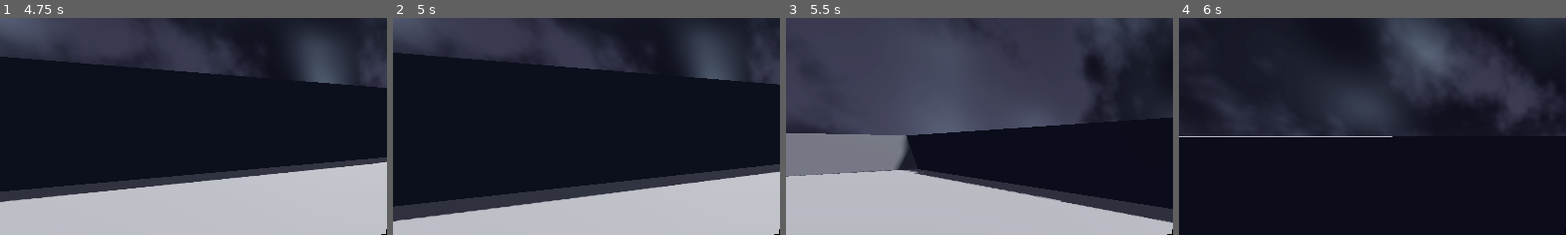
Above: before the commit, frames 1-4 (left to right).
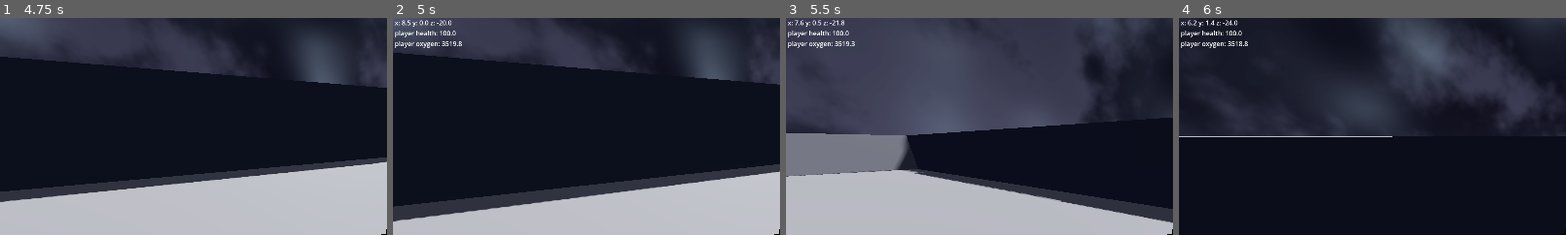
Above: after the commit, the same moments.

Repository: moos4/spacenautica
Game: Godot game, scene res://scenes/title.tscn
Same seed, same stepped clock (60 frames per second), same inputs: the game is played once before the commit and once after it.
Inputs (mouse positions are % of the whole screen's width and height, from its top left):
- Up to frame 1 (4.75 s): click "Play" at 0.5 s; move the mouse to (55, 50) at 1.27 s; hold W (up) from 1.28 s (still down); tap E (interact) at 1.35, 3.6 s; tap Space (jump) at 1.52, 2.27, 3.77, 4.52 s; move the mouse to (45, 50) at 2.02 s; tap Ctrl (sprint) at 2.1 s; move the mouse to (52, 48) at 2.77 s; hold B (use_oxygen_boost) 2.78-3.53 s; move the mouse to (49, 52) at 3.52 s; move the mouse to (57, 51) at 4.27 s; hold Ctrl (sprint) from 4.28 s (still down)
- Up to frame 2 (5 s): keep holding W (up); keep holding Ctrl (sprint); tap F3 (open_close debug menu, bound only after the commit) at 4.9 s
- Up to frame 3 (5.5 s): keep holding W (up); move the mouse to (42, 49) at 5.02 s; release Ctrl (sprint) at 5.03 s; tap B (use_oxygen_boost) at 5.1 s; tap Space (jump) at 5.27 s
- Up to frame 4 (6 s): keep holding W (up); move the mouse to (51, 50) at 5.77 s; tap E (interact) at 5.85 s
The pictures show only the part of the screen within x 0-50%, y 0-50%; the shares and areas given below are measured in that part.

Frame 1 is identical in both runs. In frame 2, 0.6% of the frame differs, in the area x 0-18%, y 0-14%; in frame 3, 0.6%; in frame 4, 0.6%.

Commit message:
added debug screen f3

Diff:
--- a/project.godot
+++ b/project.godot
@@ -20,6 +20,10 @@
 window/size/viewport_width=1920
 window/size/viewport_height=1080
 window/size/mode=3
+
+[dotnet]
+
+project/assembly_name="spacenautica"
 
 [input]
 
@@ -72,6 +76,11 @@
 "events": [Object(InputEventKey,"resource_local_to_scene":false,"resource_name":"","device":-1,"window_id":0,"alt_press …(195 unchanged characters)…
 ]
 }
+"open_close debug menu"={
+"deadzone": 0.2,
+"events": [Object(InputEventKey,"resource_local_to_scene":false,"resource_name":"","device":-1,"window_id":0,"alt_pressed":false,"shift_pressed":false,"ctrl_pressed":false,"meta_pressed":false,"pressed":false,"keycode":0,"physical_keycode":4194334,"key_label":0,"unicode":0,"location":0,"echo":false,"script":null)
+]
+}
 
 [physics]
 
--- a/scenes/player.tscn
+++ b/scenes/player.tscn
@@ -162,6 +162,13 @@
 offset_right = 1062.5
 offset_bottom = 587.5
 
+[node name="Container" type="Container" parent="Head/Camera3D/over" unique_id=1736608416]
+offset_right = 575.0
+offset_bottom = 40.0
+
+[node name="Label" type="Label" parent="Head/Camera3D/over/Container" unique_id=896299039]
+layout_mode = 2
+
 [connection signal="pressed" from="Head/Camera3D/menu/Panel/CenterContainer/VBoxContainer/Settings" to="." method="_on_settings_pressed"]
 [connection signal="pressed" from="Head/Camera3D/menu/Panel/CenterContainer/VBoxContainer/Quit" to="." method="_on_quit_pressed"]
 [connection signal="pressed" from="Head/Camera3D/menu/Panel/Back" to="." method="_on_back_pressed"]
--- a/scripts/Player.gd
+++ b/scripts/Player.gd
@@ -6,6 +6,7 @@
 @onready var progress_oxygen_tank_1 = $"Head/Camera3D/over/Control/player oxygen tank 1"
 @onready var progress_oxygen_tank_2 = $"Head/Camera3D/over/Control/player oxygen tank 2"
 @onready var progress_health_bar = $"Head/Camera3D/over/Control/player health bar"
+@onready var player_data_label = $Head/Camera3D/over/Container/Label
 
 # life variables
  #oxygen
@@ -26,6 +27,9 @@
 const BOOST_VELOCITY = 3.5 # 1.5
 const BOOST_Y_VELOCITY = 2.5
 
+#debug menu variables
+var debug_menu_is_open : bool = false
+
 #bob variables
 const BOB_FREQ = 2.4
 const BOB_AMP = 0.08
@@ -34,6 +38,7 @@
 #fov variables
 const BASE_FOV = 75.0
 const FOV_CHANGE = 1.5
+
 # gravity variables
 var inside : bool = false
 const outside_gravity : float = 1.625 #9.8
@@ -61,8 +66,23 @@
 		print("you died")
 	player_current_health -= damage
 
+#debug menu
+func open_close_debug_menu():
+	if debug_menu_is_open == false:
+		debug_menu_is_open = true
+		player_data_label.show()
+	else:
+		debug_menu_is_open = false
+		player_data_label.hide()
+
+func debug_menu():
+	player_data_label.text = " x: " + String.num(position.x, 1) + " y: " + String.num(position.y, 1) + " z: " + String.num(position.z, 1) + "
+ 	player health: " + String.num(player_current_health, 1) + "
+ 	player oxygen: " + String.num(current_oxygen_tank_1 + current_oxygen_tank_2, 1)
+
 # physics functions
 func _ready():
+	player_data_label.hide()
 	Input.set_mouse_mode(Input.MOUSE_MODE_CAPTURED)
 	progress_oxygen_tank_1.max_value = max_oxygen_tank_1
 	progress_oxygen_tank_2.max_value = max_oxygen_tank_2
@@ -79,11 +99,19 @@
 			collider.collect()
 
 func _physics_process(delta):
+	#checks if player fell out of the world
+	if position.y <= -20:
+		player_take_damage(INF)
+	# updates bars
 	progress_health_bar.value = player_current_health
 	# goes to oxygen
 	oxygen_handling(delta)
 	# interaction visual
 	check_interaction()
+	# debug menu
+	debug_menu()
+	if Input.is_action_just_pressed("open_close debug menu"):
+		open_close_debug_menu()
 	# Add the gravity.
 	if not is_on_floor():
 		if inside:
@@ -108,9 +136,6 @@
 		speed = SPRINT_SPEED
 	else:
 		speed = WALK_SPEED
-	# handles air boost
-
-
 
 	# Get the input direction and handle the movement/deceleration.
 	var input_dir = Input.get_vector("left", "right", "up", "down")
